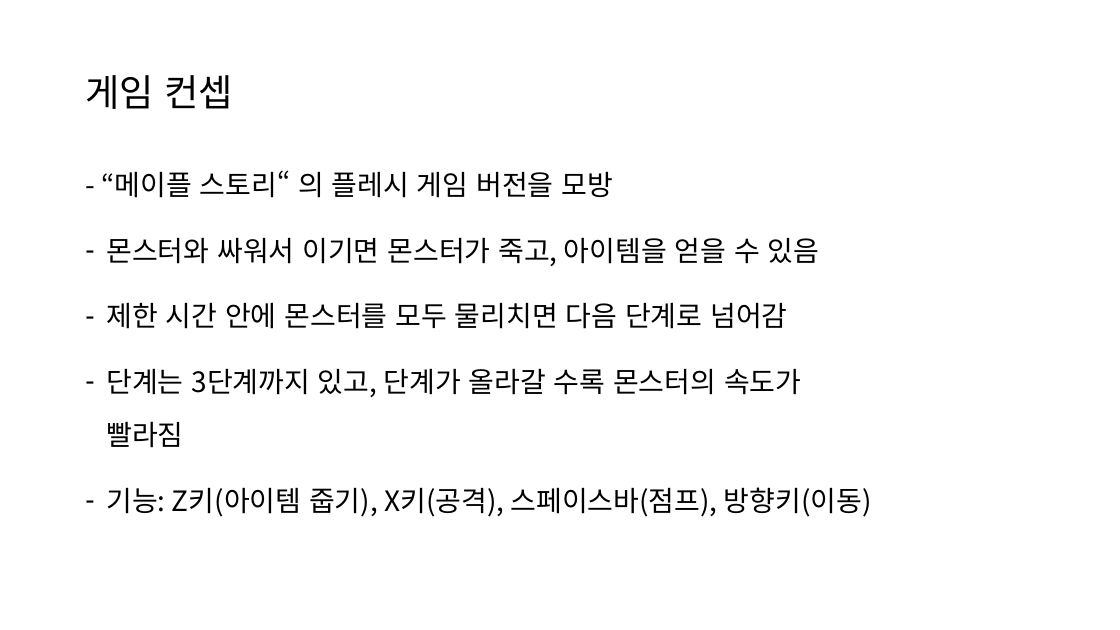
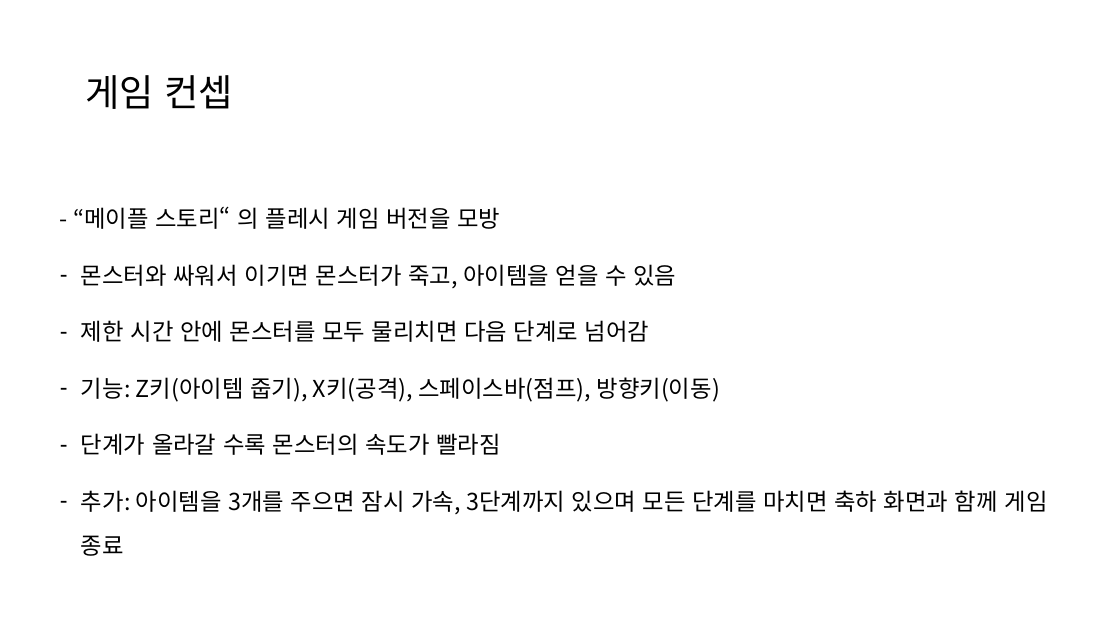
Before and after one commit to yejin2003/2DGP_Project, a slide deck: slide 2 of 2022182007김예진_2D1차.pptx. Drawn at 1120x630 pixels with LibreOffice and Linux fonts; fonts in the diff are those of the drawing. Boxes give left, top, right and bottom in pixels: in the first picture for what was removed or moved away, otherwise in the second. Text is boxed around its words. In the diff, an @@ line names an element or a change of style, - is before the commit and + after.

Commit message:
1차 발표자료 최종

```diff
--- a/2022182007김예진_2D1차.pptx
+++ b/2022182007김예진_2D1차.pptx
@@ text "- “메이플 스토리“ 의 플레시 ...": place and size @@
-text "- “메이플 스토리“ 의 플레시 ..." at [101, 170, 872, 517]
+text "- “메이플 스토리“ 의 플레시 ..." at [73, 206, 1048, 556]
@@ text at [73, 206, 720, 402]: size 24 to 20 pt in "- “메이플 스토리“ 의 플레시 게임 버전을 ...", "몬스터와 싸워서 이기면 몬스터가 죽고, 아이템을 얻을 ...", "제한 시간 안에 몬스터를 모두 물리치면 다음 ...", "기능: Z키(아이템 줍기), X키(공격), 스페이스바(점프), 방향키(이동)" @@
@@ text at [106, 368, 801, 448]: paragraph removed @@
-– 단계는 3단계까지 있고, 단계가 올라갈 수록 몬스터의 속도가 빨라짐
@@ text at [81, 433, 1048, 556]: paragraphs added @@
+– 단계가 올라갈 수록 몬스터의 속도가 빨라짐
+– 추가: 아이템을 3개를 주으면 잠시 가속, 3단계까지 있으며 모든 단계를 마치면 축하 화면과 함께 게임 종료
```
